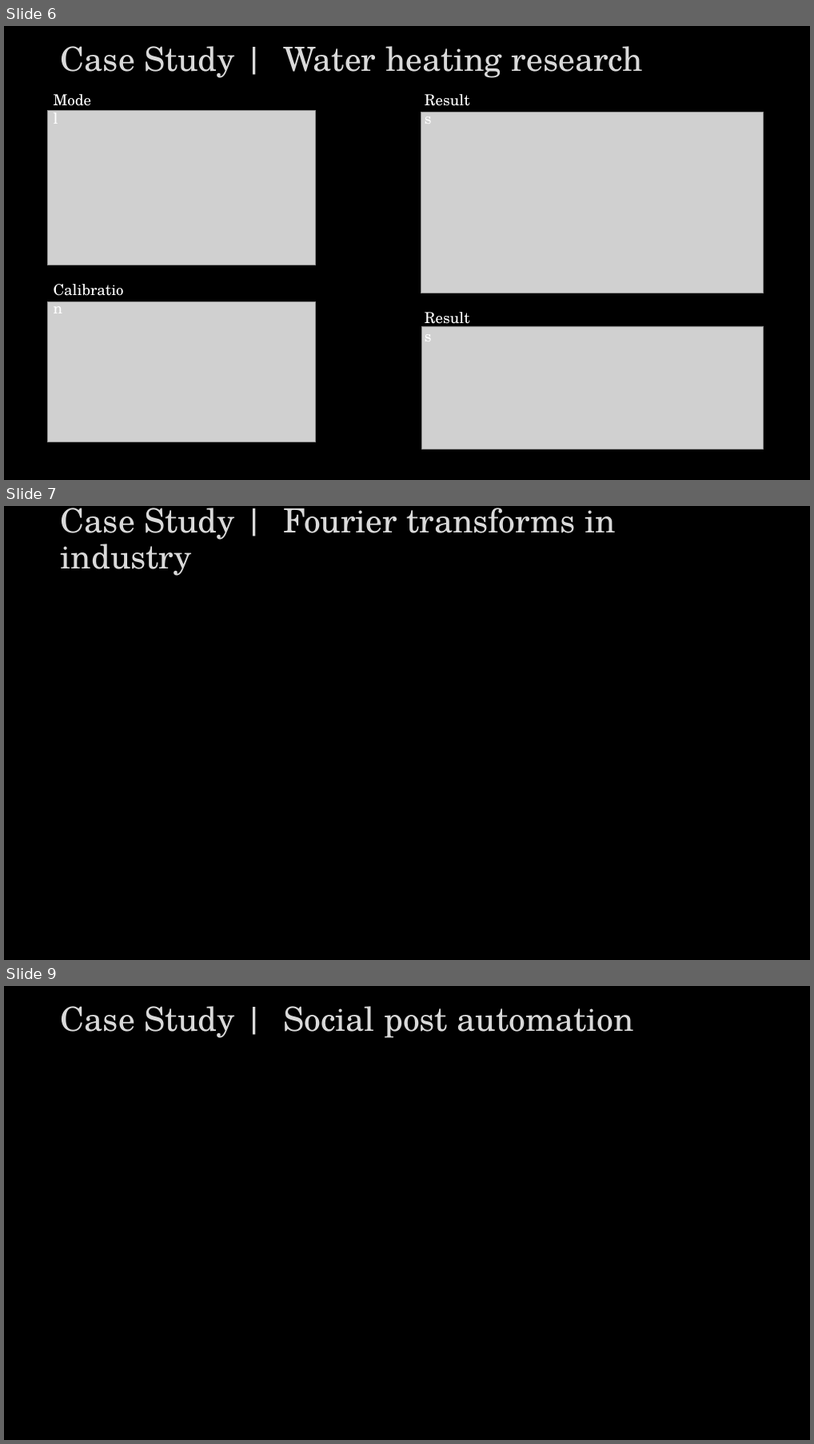
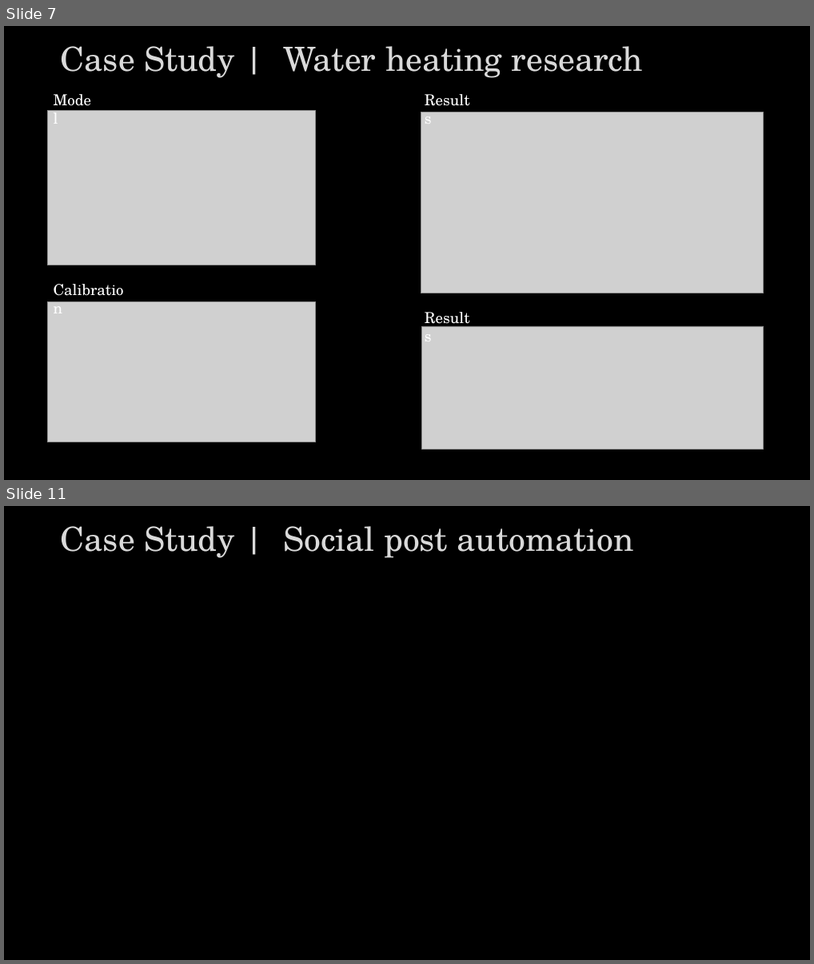
Before and after one commit to Tooblippe/tooblippe.github.io, a slide deck: assets/presentation-elements.pptx. Shown one above the other, each under a label of ours: slides 6, 7 and 9 before the commit, slides 7 and 11 after it; the slides between them are not shown. The pictures are 814x1444 and 814x964 pixels, drawn with LibreOffice and Linux fonts; fonts in the diff are those of the drawing; grey boxes stand for pictures. Boxes give left, top, right and bottom in pixels: in the first picture for what was removed or moved away, otherwise in the second. Text is boxed around its words. In the diff, an @@ line names an element or a change of style, - is before the commit and + after.

```diff
--- a/assets/presentation-elements.pptx
+++ b/assets/presentation-elements.pptx
@@ slide 7 removed at <box>4,506,810,960</box>, background #000000 @@
@@ title removed at <box>61,508,617,576</box> @@
-Case Study | Fourier transforms in industry
@@ what was slide 6 is now slide 7 @@
@@ what was slide 9 is now slide 11 @@
```
Also in this commit, not shown: 5 slides changed, 3 slides added, 9 other files.
